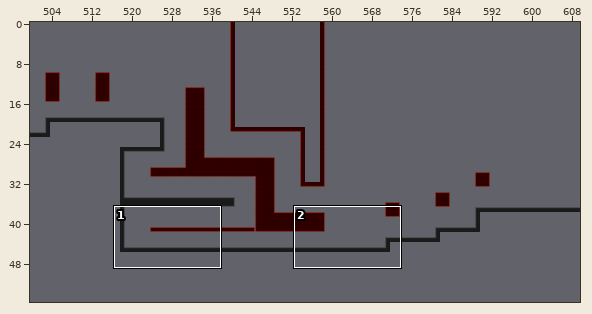
An edit to a level. Tiled map, Maps/level2_02.tmx. The first picture is a wide view before the edit; the outline marks the close-up.
Close-up. Earlier state:
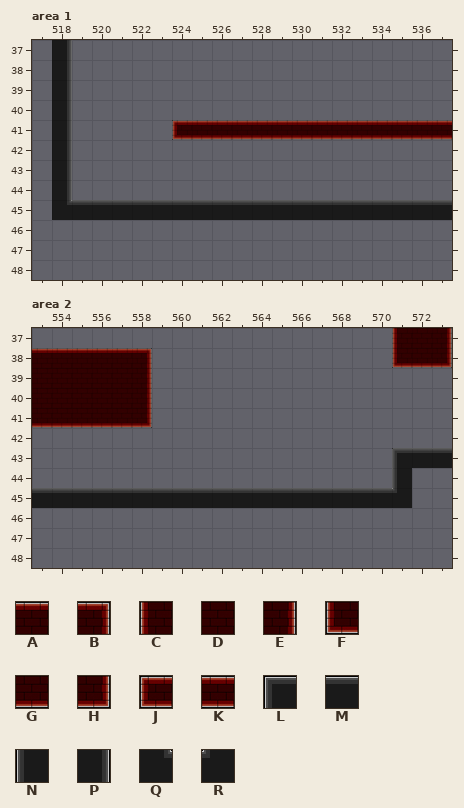
Cells are 32x32 px. Shown: area 1 x 517..537, y 37..48; area 2 x 553..573, y 37..48. The commit also changed other parts of the map, which this record leaves out.
Key: from "TileSet-BrickOutside": A 1, B 2, C 5, D 6, E 7, F 10, G 11, H 12, J 15, K 16; from "TileSet-Pavement": L 0, M 1, N 5, P 7, Q 8, R 9.
_ is an empty cell.
Layer "Tile Layer 1" before, area 1, first column x 517:
37 _P___________________
38 _P___________________
39 _P___________________
40 _P___________________
41 _P_____JKKKKKKKKKKKKK
42 _P___________________
43 _P___________________
44 _P___________________
45 _QMMMMMMMMMMMMMMMMMMM
46 _____________________
47 _____________________
48 _____________________
Layer "Tile Layer 1" before, area 2, first column x 553:
37 __________________CDE
38 AAAAAB____________FGH
39 DDDDDE_______________
40 DDDDDE_______________
41 GGGGGH_______________
42 _____________________
43 __________________LMM
44 __________________N__
45 MMMMMMMMMMMMMMMMMMR__
46 _____________________
47 _____________________
48 _____________________
Now the later version:
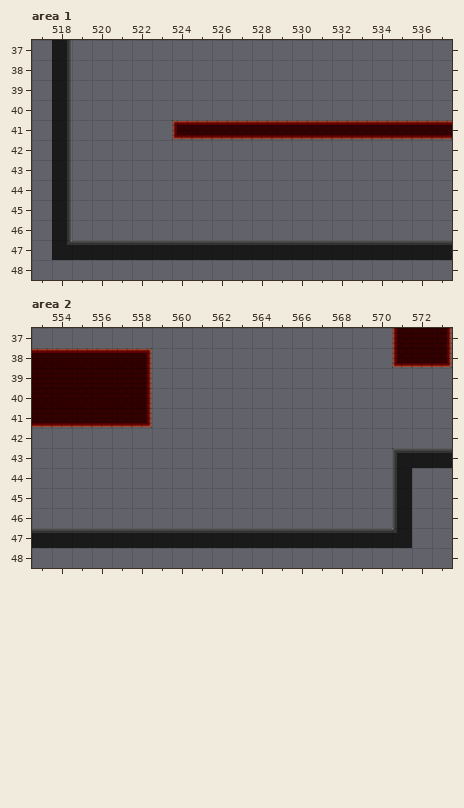
Change:
Changed rows in their new state; . is an unchanged cell.
Layer "Tile Layer 1", area 1:
first column x 518:
45 P___________________
46 P...................
47 QMMMMMMMMMMMMMMMMMMM
Layer "Tile Layer 1", area 2:
first column x 553:
45 __________________N
46 ..................N
47 MMMMMMMMMMMMMMMMMMR
